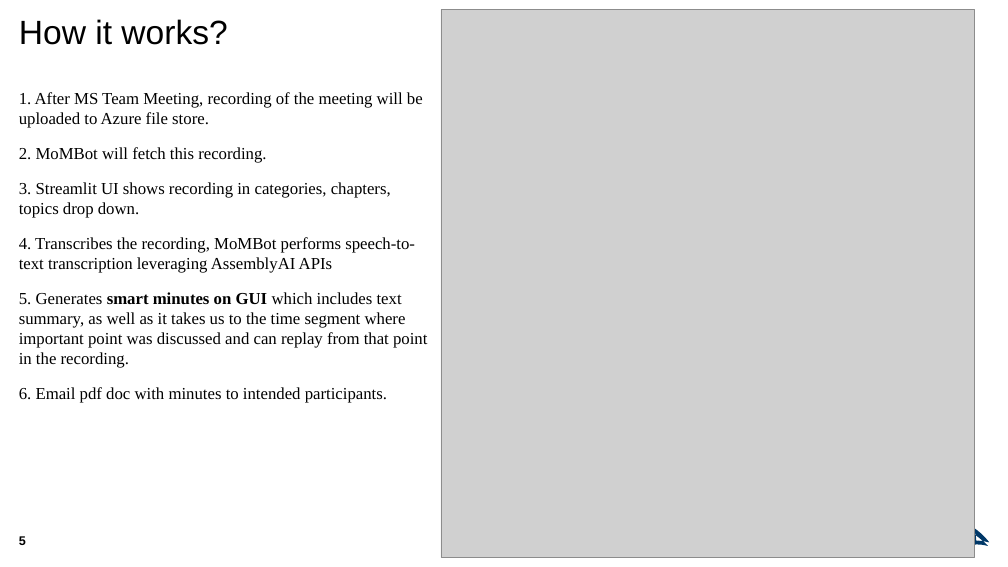
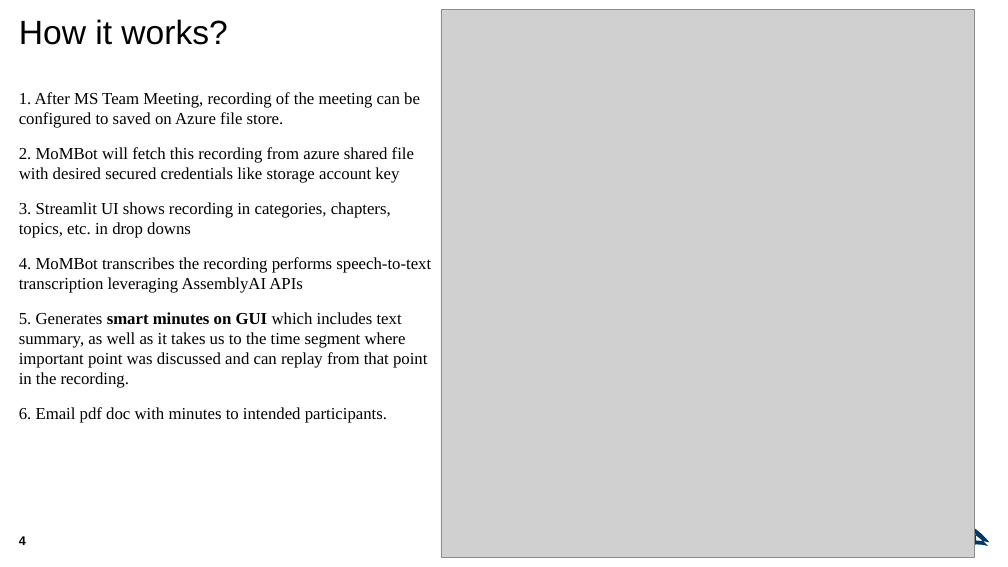
Before and after one commit to arreyaar/MOMBOT, a slide deck: slide 4 of MoMBot.pptx (slide 5 before the commit). Drawn at 1008x567 pixels with LibreOffice and Linux fonts; fonts in the diff are those of the drawing; grey boxes stand for pictures. Boxes give left, top, right and bottom in pixels: in the first picture for what was removed or moved away, otherwise in the second. Text is boxed around its words. In the diff, an @@ line names an element or a change of style, - is before the commit and + after.

```diff
--- a/MoMBot.pptx
+++ b/MoMBot.pptx
@@ text at <box>19,92,431,293</box>: text changed @@
-1. After MS Team Meeting, recording of the meeting will be uploaded to Azure file store.
-2. MoMBot will fetch this recording.
-3. Streamlit UI shows recording in categories, chapters, topics drop down.
-4. Transcribes the recording, MoMBot performs speech-to-text transcription leveraging AssemblyAI APIs
+1. After MS Team Meeting, recording of the meeting can be configured to saved on Azure file store.
+2. MoMBot will fetch this recording from azure shared file with desired secured credentials like storage account key
+3. Streamlit UI shows recording in categories, chapters, topics, etc. in drop downs
+4. MoMBot transcribes the recording performs speech-to-text transcription leveraging AssemblyAI APIs
@@ page number at <box>19,536,26,545</box>: text changed @@
-5
+4
```
Also in this commit, not shown: 3 other slides changed, 1 slide added, 2 slides removed.
